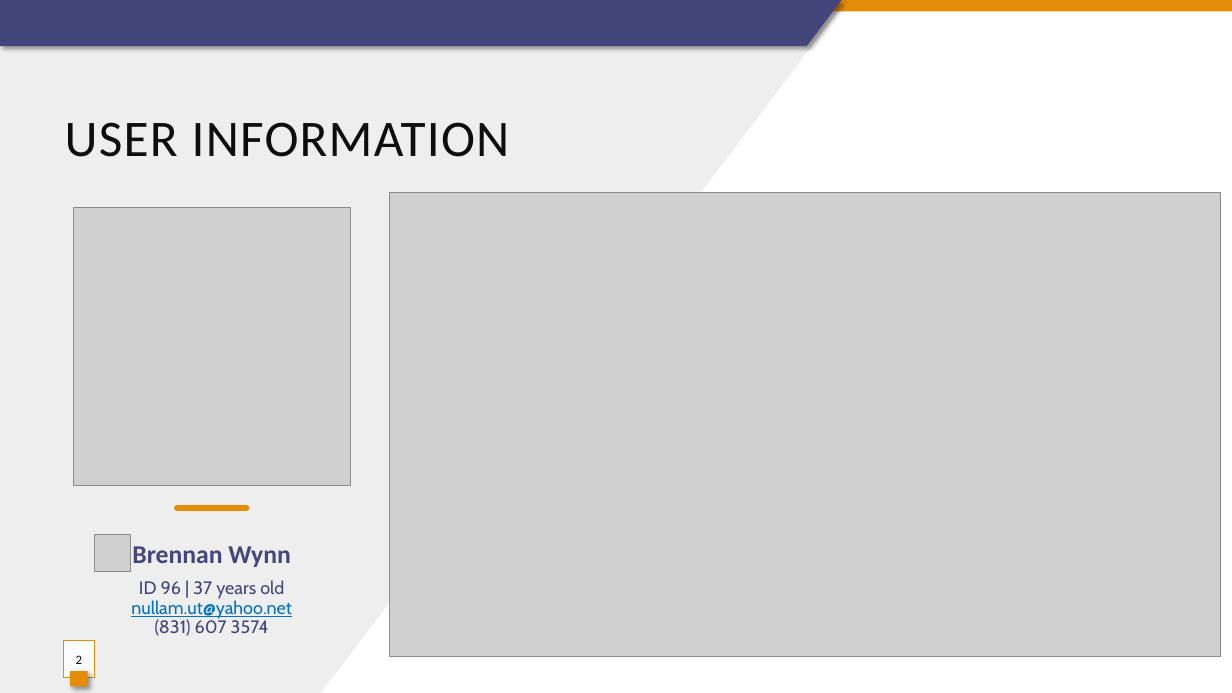
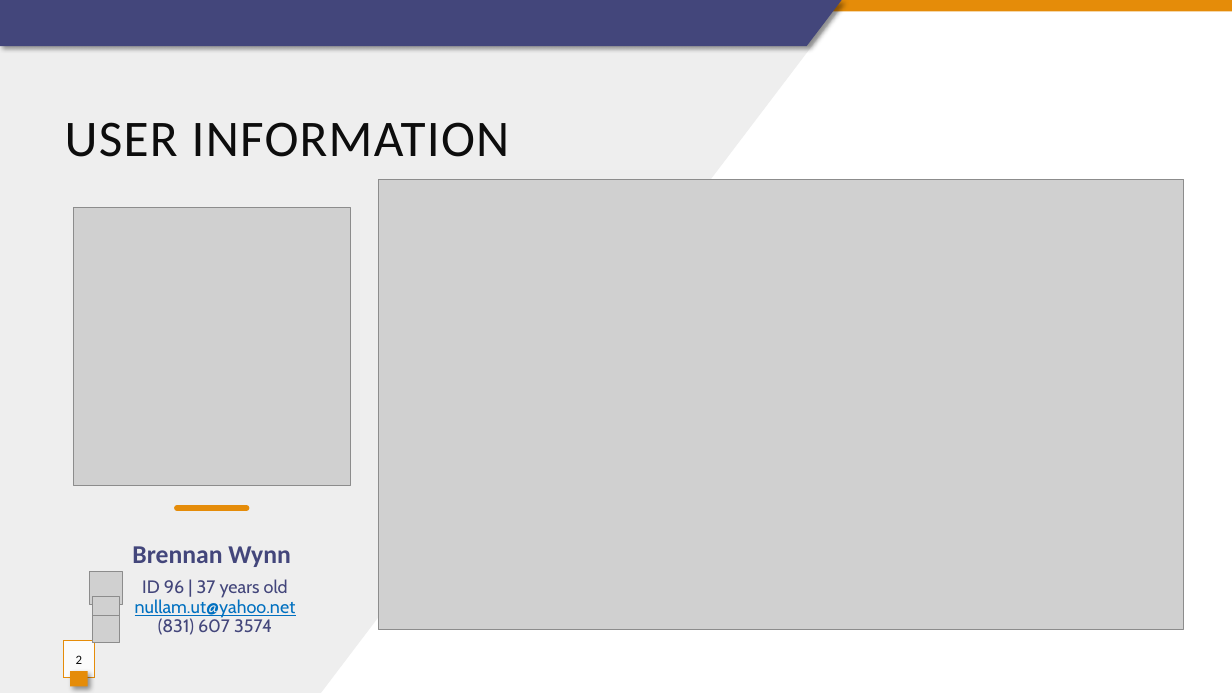
Before and after one commit to Muriburu/ITAcademy, a slide deck: slide 2 of Sprint 6 - Visualitzacions i Informes amb Power BI/T6 - N3E1 - User 96.pptx. Drawn at 1232x693 pixels with LibreOffice and Linux fonts; fonts in the diff are those of the drawing; grey boxes stand for pictures; background and template pictures are left out. Boxes give left, top, right and bottom in pixels: in the first picture for what was removed or moved away, otherwise in the second. Text is boxed around its words. In the diff, an @@ line names an element or a change of style, - is before the commit and + after.

```diff
--- a/Sprint 6 - Visualitzacions i Informes amb Power BI/T6 - N3E1 - User 96.pptx
+++ b/Sprint 6 - Visualitzacions i Informes amb Power BI/T6 - N3E1 - User 96.pptx
@@ picture resized from (x1=390, y1=192, x2=1222, y2=657) to (x1=379, y1=179, x2=1184, y2=629) @@
@@ text "ID 96 | 37 years ..." moved from (x1=131, y1=580, x2=292, y2=636) to (x1=135, y1=579, x2=296, y2=635) @@
@@ picture resized from (x1=94, y1=534, x2=131, y2=571) to (x1=90, y1=571, x2=123, y2=604) @@
@@ picture added at (x1=92, y1=596, x2=119, y2=623) @@
@@ picture added at (x1=92, y1=616, x2=119, y2=642) @@
```
Also in this commit, not shown: 3 other slides changed, 8 other files.
